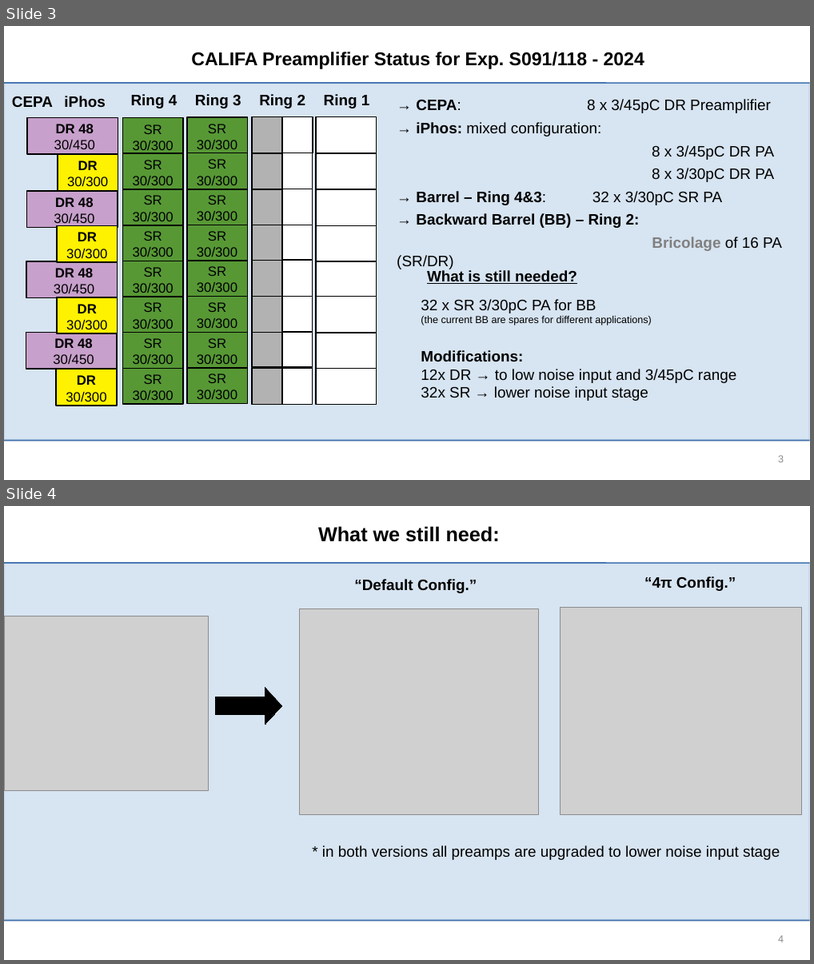
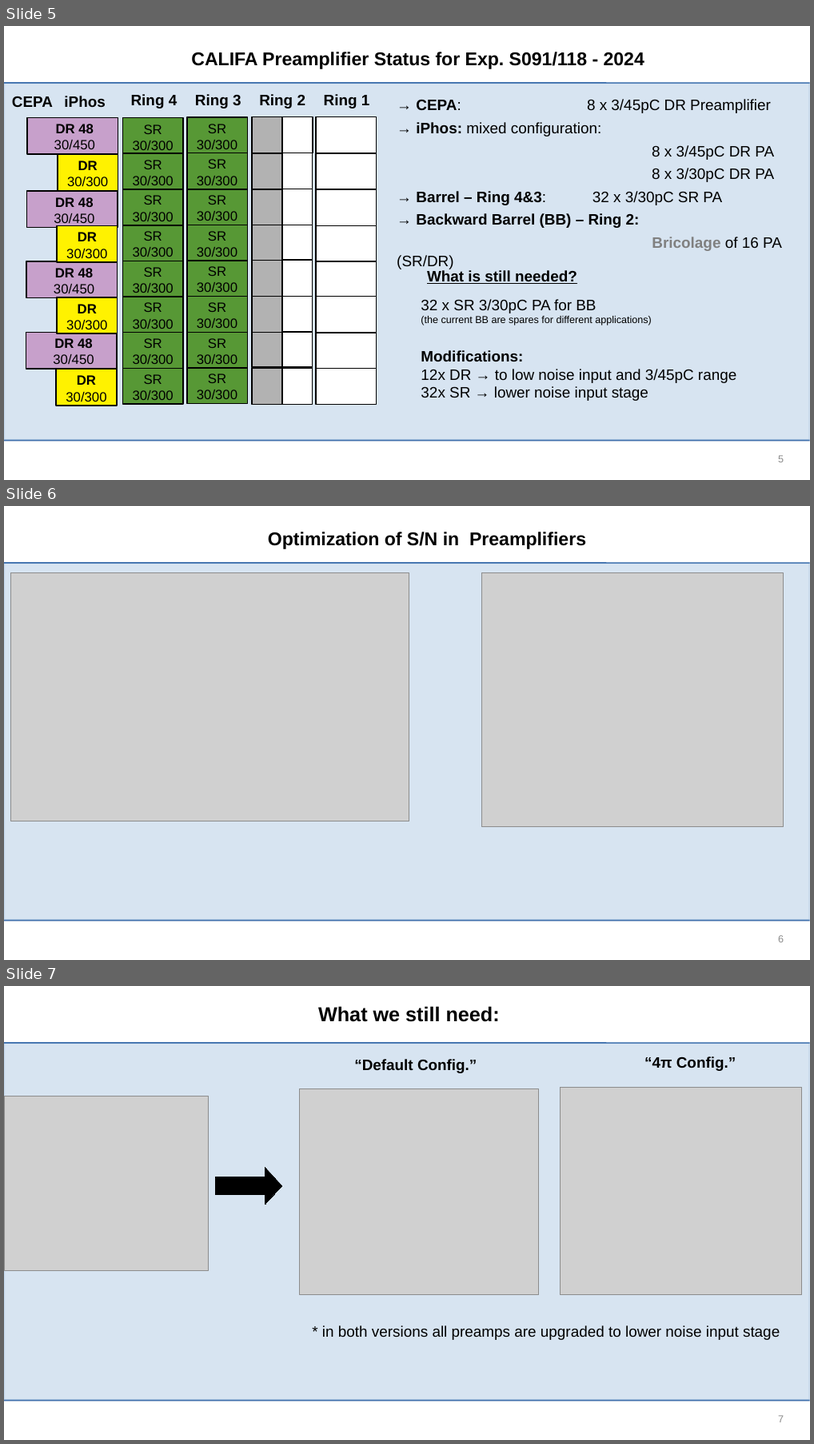
Before and after one commit to jenegger/r3bweek_24_paris, a slide deck: wg_califa_meeting_18_10_2024.odp. Shown one above the other, each under a label of ours: slides 3 and 4 before the commit, slides 5, 6 and 7 after it. The pictures are 814x964 and 814x1444 pixels, drawn with LibreOffice and Linux fonts; fonts in the diff are those of the drawing; grey boxes stand for pictures; background and template pictures are left out. Boxes give left, top, right and bottom in pixels: in the first picture for what was removed or moved away, otherwise in the second. Text is boxed around its words. In the diff, an @@ line names an element or a change of style, - is before the commit and + after.

```diff
--- a/wg_califa_meeting_18_10_2024.odp
+++ b/wg_califa_meeting_18_10_2024.odp
@@ slide 6 added at (4, 506, 810, 960), background #FFFFFF; not listed: 3 template elements that a slide beside it also shows @@
@@ text added at (268, 532, 586, 549), 22 pt, text #000000, bold @@
+Optimization of S/N in Preamplifiers
@@ picture added at (10, 572, 410, 820) @@
@@ picture added at (482, 572, 784, 827) @@
@@ page number added at (778, 935, 784, 942), 12 pt, text #8B8B8B @@
+6
@@ what was slide 3 is now slide 5 @@
@@ page number at (778, 455, 784, 462): text changed @@
-3
+5
@@ what was slide 4 is now slide 7 @@
@@ page number at (778, 1415, 784, 1422): text changed @@
-4
+7
```
Also in this commit, not shown: 2 slides changed, 3 other slides added, 1 slide removed, 5 other files.
